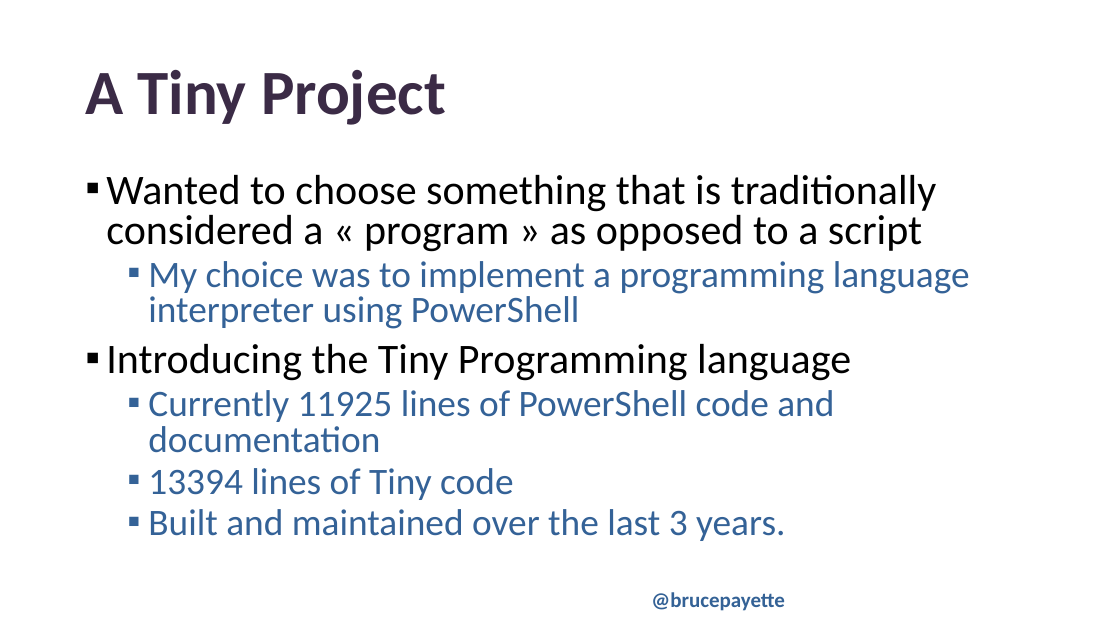
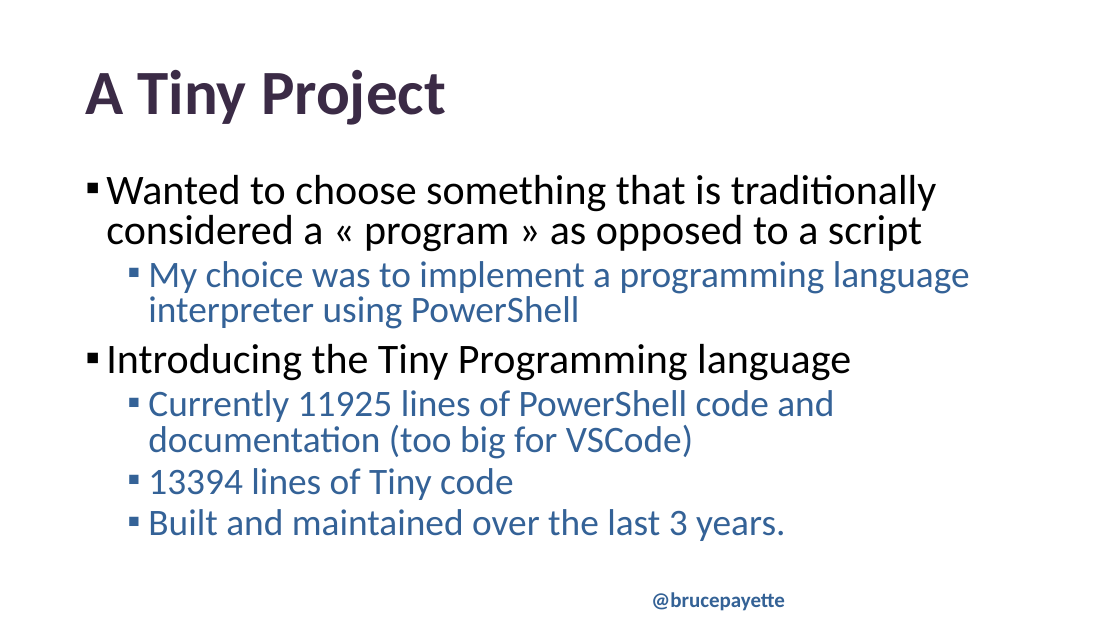
Before and after one commit to BrucePay/TinyLang, a slide deck: slide 5 of PSCONFEU23_payette_tiny.pptx. Drawn at 1120x630 pixels with LibreOffice and Linux fonts; fonts in the diff are those of the drawing; background and template pictures are left out. Boxes give left, top, right and bottom in pixels: in the first picture for what was removed or moved away, otherwise in the second. Text is boxed around its words. In the diff, an @@ line names an element or a change of style, - is before the commit and + after.

Commit message:
Updated the presentation again.

```diff
--- a/PSCONFEU23_payette_tiny.pptx
+++ b/PSCONFEU23_payette_tiny.pptx
@@ text at <box>148,390,834,459</box>: text changed @@
-  ▪ Currently 11925 lines of PowerShell code and documentation
+  ▪ Currently 11925 lines of PowerShell code and documentation (too big for VSCode)
```
Also in this commit, not shown: 4 other slides changed, 1 slide added.
